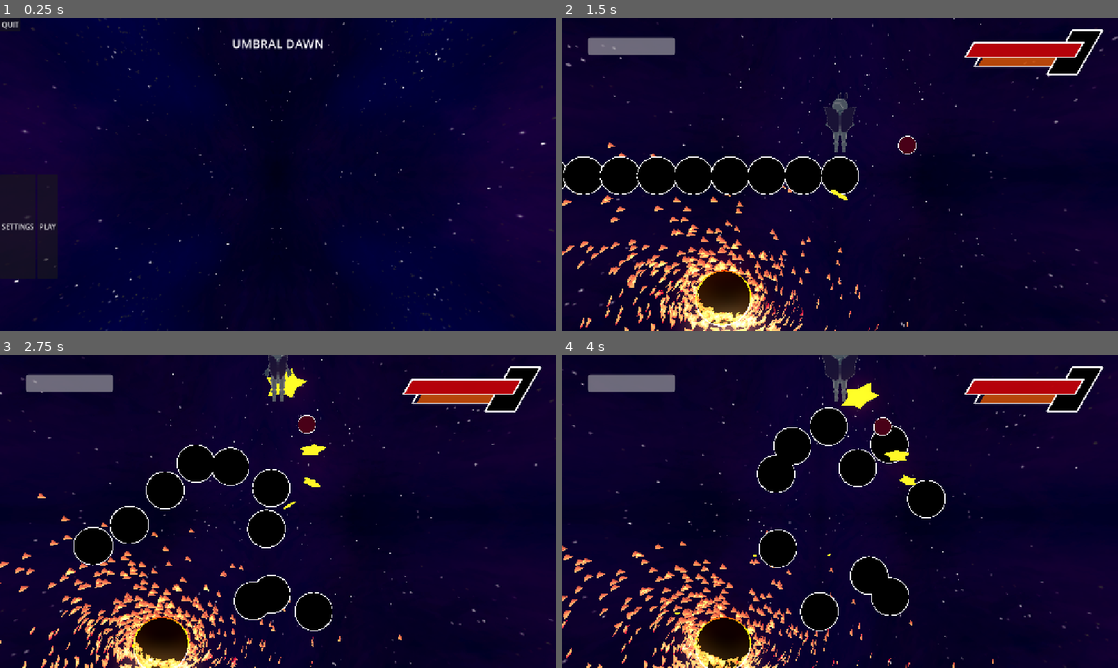
Above: before the commit, frames 1-4 (two rows, left to right).
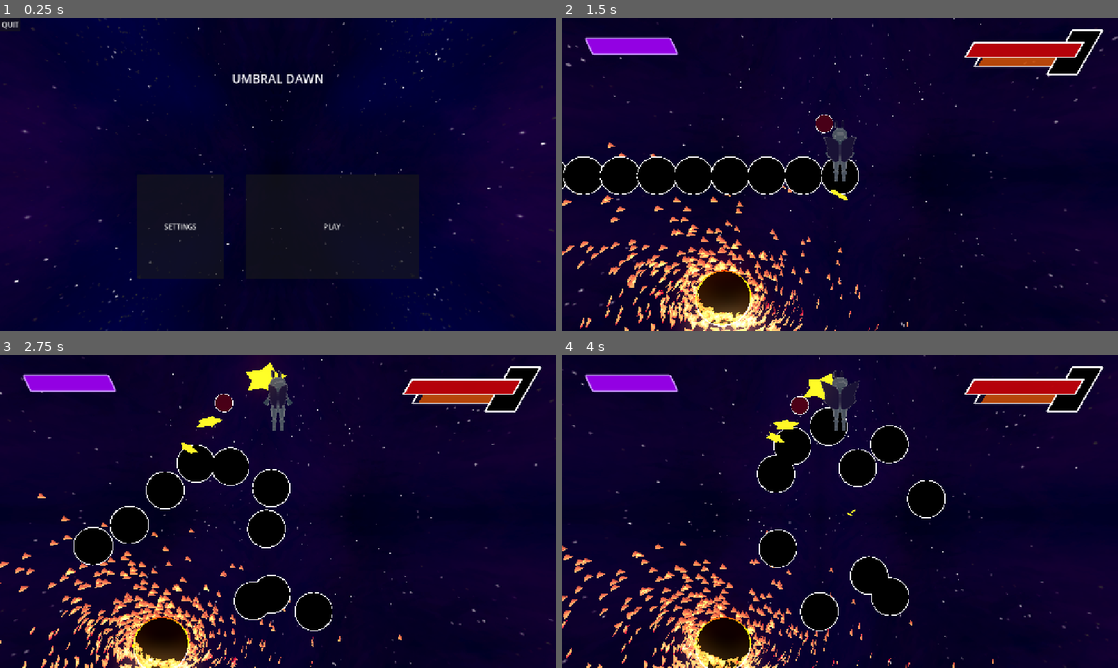
Above: after the commit, the same moments.

Repository: thomaskareka/csce552-3d
Game: Godot game, scene res://scenes/MainMenu.tscn
Same seed, same stepped clock (60 frames per second), same inputs: the game is played once before the commit and once after it.
Inputs (mouse positions are in pixels of both pictures, inside the frame that each line leads up to):
- Up to frame 1 (0.25 s): no input
- Up to frame 2 (1.5 s): click "PLAY" at 0.5 s; move the mouse to (867, 174) at 1.27 s; press the mouse at (867, 174) at 1.28 s; hold W (move_up) from 1.28 s (still down)
- Up to frame 3 (2.75 s): keep holding W (move_up); move the mouse to (250, 511) at 2.02 s; release the mouse at (250, 511) at 2.03 s; right-click (250, 511) at 2.1 s
- Up to frame 4 (4 s): keep holding W (move_up); move the mouse to (851, 505) at 2.77 s; press the mouse at (851, 505) at 2.78 s; move the mouse to (834, 517) at 3.52 s; release the mouse at (834, 517) at 3.53 s; right-click (834, 517) at 3.6 s

The runs differ from the first frame. In frame 1, 1.0% of the frame differs, in the area x 0-74%, y 6-83%; in frame 2, 1.7%; in frame 3, 2.5%; in frame 4, 2.5%, in the area x 4-77%, y 0-83%.

Commit message:
ui fixes

Diff:
--- a/objects/Player.tscn
+++ b/objects/Player.tscn
@@ -163,3 +163,4 @@
 MASK = 8
 
 [node name="moth" parent="." instance=ExtResource("8_jmmr7")]
+transform = Transform3D(1, 0, 0, 0, 1, 0, 0, 0, 1, 0, -0.6, 0)
--- a/scenes/GameOver.tscn
+++ b/scenes/GameOver.tscn
@@ -32,18 +32,24 @@
 offset_top = 540.0
 offset_right = 1280.0
 offset_bottom = 640.0
+theme_override_constants/separation = 50
+alignment = 1
 
 [node name="MenuButton" type="Button" parent="GUI/HBoxContainer"]
+custom_minimum_size = Vector2(200, 0)
 layout_mode = 2
 text = "Menu"
 
 [node name="RetryButton" type="Button" parent="GUI/HBoxContainer"]
+custom_minimum_size = Vector2(200, 0)
 layout_mode = 2
 text = "Retry"
 
 [node name="QuitButton" type="Button" parent="."]
-offset_right = 8.0
-offset_bottom = 8.0
+offset_left = 1215.0
+offset_top = 19.0
+offset_right = 1257.0
+offset_bottom = 50.0
 text = "Quit"
 
 [connection signal="pressed" from="GUI/HBoxContainer/MenuButton" to="." method="_on_menu_button_pressed"]
--- a/scenes/Gameplay.tscn
+++ b/scenes/Gameplay.tscn
@@ -1,14 +1,31 @@
-[gd_scene load_steps=10 format=3 uid="uid://yhh26tl28cen"]
+[gd_scene load_steps=13 format=3 uid="uid://yhh26tl28cen"]
 
 [ext_resource type="PackedScene" uid="uid://dyafskg3ggf6v" path="res://objects/Environment.tscn" id="1_5sdaa"]
 [ext_resource type="Script" uid="uid://dbqgo16rb0puw" path="res://components/scene_managers/gameplay_manager.gd" id="1_a8mty"]
 [ext_resource type="PackedScene" uid="uid://dgi3541b0t7ph" path="res://objects/GameCamera.tscn" id="2_a8mty"]
 [ext_resource type="PackedScene" uid="uid://yweftwdkos12" path="res://scenes/PauseScreen.tscn" id="2_xbw1n"]
+[ext_resource type="Shader" uid="uid://bxo5qt2c2wwhc" path="res://components/gui/SkewedHealthBar.gdshader" id="3_4j5yk"]
 [ext_resource type="PackedScene" uid="uid://bp2oex3c71egl" path="res://components/gui/PhasedHealthBar.tscn" id="3_hsn8a"]
 [ext_resource type="PackedScene" uid="uid://bdpifgyevjjc5" path="res://objects/Player.tscn" id="3_jfxgp"]
 [ext_resource type="Script" uid="uid://dbw7pnpc5lwuj" path="res://components/gameplay/gameplay_gui_manager.gd" id="5_jfxgp"]
 [ext_resource type="PackedScene" uid="uid://clyer6k1tm78d" path="res://components/gameplay/EntityTracker.tscn" id="6_4rwr5"]
 [ext_resource type="PackedScene" uid="uid://bij33rgmt2n2h" path="res://objects/boss01/Boss01.tscn" id="7_4rwr5"]
+
+[sub_resource type="ShaderMaterial" id="ShaderMaterial_l501g"]
+shader = ExtResource("3_4j5yk")
+shader_parameter/skew_pixels = 20.0
+
+[sub_resource type="StyleBoxFlat" id="StyleBoxFlat_hlv5w"]
+bg_color = Color(0.5778246, 0.0032314986, 0.8906217, 1)
+border_width_left = 4
+border_width_top = 4
+border_width_right = 4
+border_width_bottom = 4
+border_color = Color(0.784326, 0.572485, 0.9999712, 1)
+corner_radius_top_left = 4
+corner_radius_top_right = 4
+corner_radius_bottom_right = 4
+corner_radius_bottom_left = 4
 
 [node name="Gameplay" type="Node3D"]
 script = ExtResource("1_a8mty")
@@ -21,12 +38,14 @@
 script = ExtResource("5_jfxgp")
 
 [node name="PlayerHPBar" type="ProgressBar" parent="GameplayGUI"]
+material = SubResource("ShaderMaterial_l501g")
 custom_minimum_size = Vector2(200, 40)
 layout_mode = 0
 offset_left = 60.0
 offset_top = 45.0
 offset_right = 260.0
 offset_bottom = 85.0
+theme_override_styles/fill = SubResource("StyleBoxFlat_hlv5w")
 value = 100.0
 show_percentage = false
 
--- a/scenes/MainMenu.tscn
+++ b/scenes/MainMenu.tscn
@@ -22,9 +22,9 @@
 
 [node name="CenterContainer" type="CenterContainer" parent="Control"]
 layout_mode = 0
-offset_top = 40.0
+offset_top = 120.0
 offset_right = 1280.0
-offset_bottom = 80.0
+offset_bottom = 160.0
 
 [node name="Label" type="Label" parent="Control/CenterContainer"]
 layout_mode = 2
@@ -35,12 +35,16 @@
 offset_top = 360.0
 offset_right = 1280.0
 offset_bottom = 600.0
+theme_override_constants/separation = 50
+alignment = 1
 
 [node name="SettingsButton" type="Button" parent="HBoxContainer"]
+custom_minimum_size = Vector2(200, 0)
 layout_mode = 2
 text = "SETTINGS"
 
 [node name="PlayButton" type="Button" parent="HBoxContainer"]
+custom_minimum_size = Vector2(400, 0)
 layout_mode = 2
 text = "PLAY"
 
Not shown, changed: assets/mus/beatroot_gameplay.mp3
